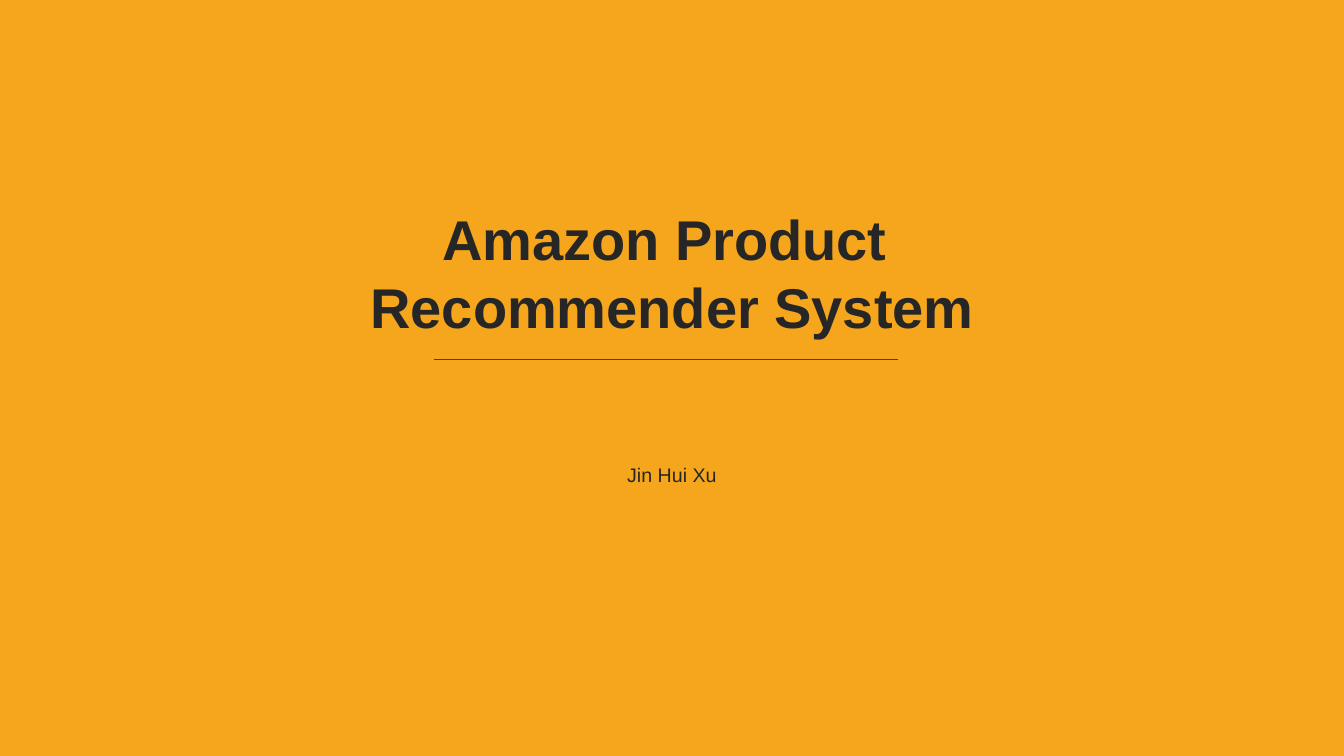
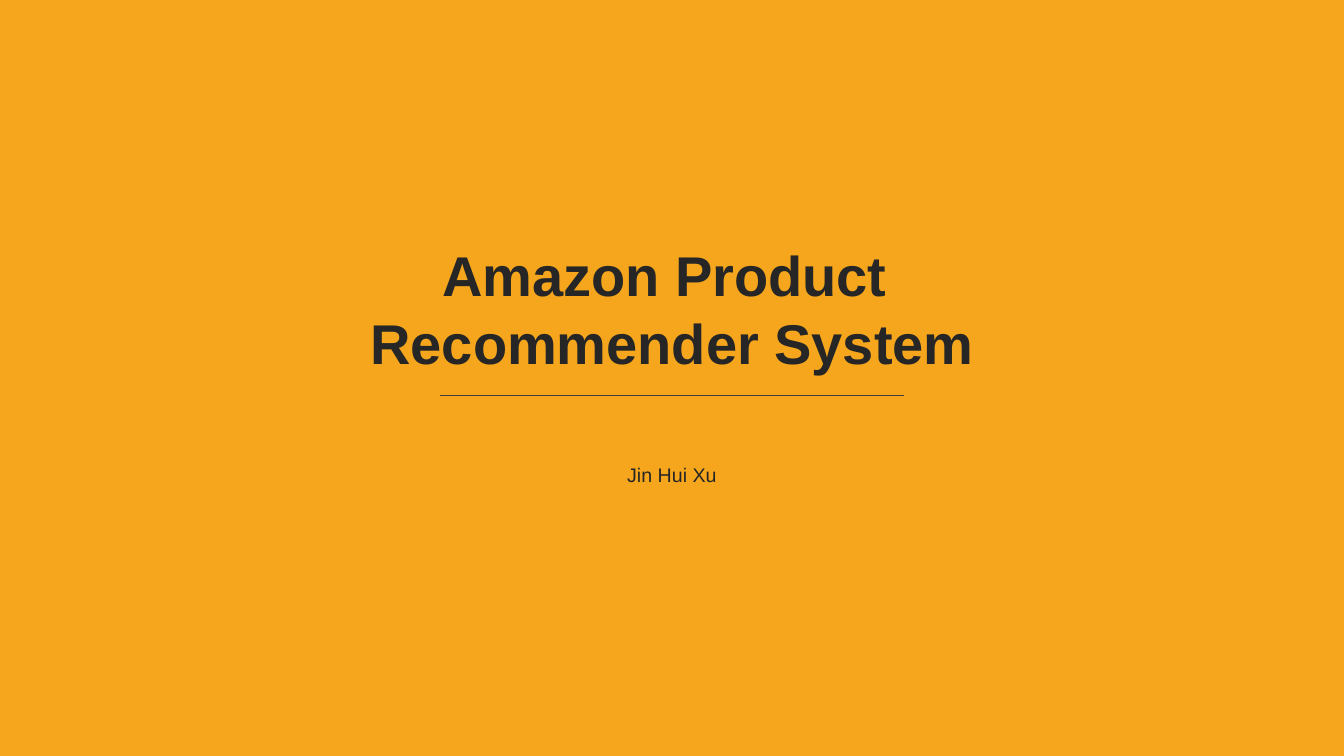
Before and after one commit to DATA-606-SPRING-2022/Jin_DATA606, a slide deck: slide 1 of presentation/Project_Presentation_EDA_v1.1.pptx. Drawn at 1344x756 pixels with LibreOffice and Linux fonts; fonts in the diff are those of the drawing; background and template pictures are left out. Boxes give left, top, right and bottom in pixels: in the first picture for what was removed or moved away, otherwise in the second. Text is boxed around its words. In the diff, an @@ line names an element or a change of style, - is before the commit and + after.

```diff
--- a/presentation/Project_Presentation_EDA_v1.1.pptx
+++ b/presentation/Project_Presentation_EDA_v1.1.pptx
@@ text "Amazon Product": place and size @@
-text "Amazon Product" at [370, 219, 973, 337]
+text "Amazon Product" at [370, 255, 973, 373]
@@ line moved from (434, 360) - (898, 360) to (440, 396) - (904, 396) @@
```
Also in this commit, not shown: 4 other slides changed, 9 slides added, 4 slides removed.
